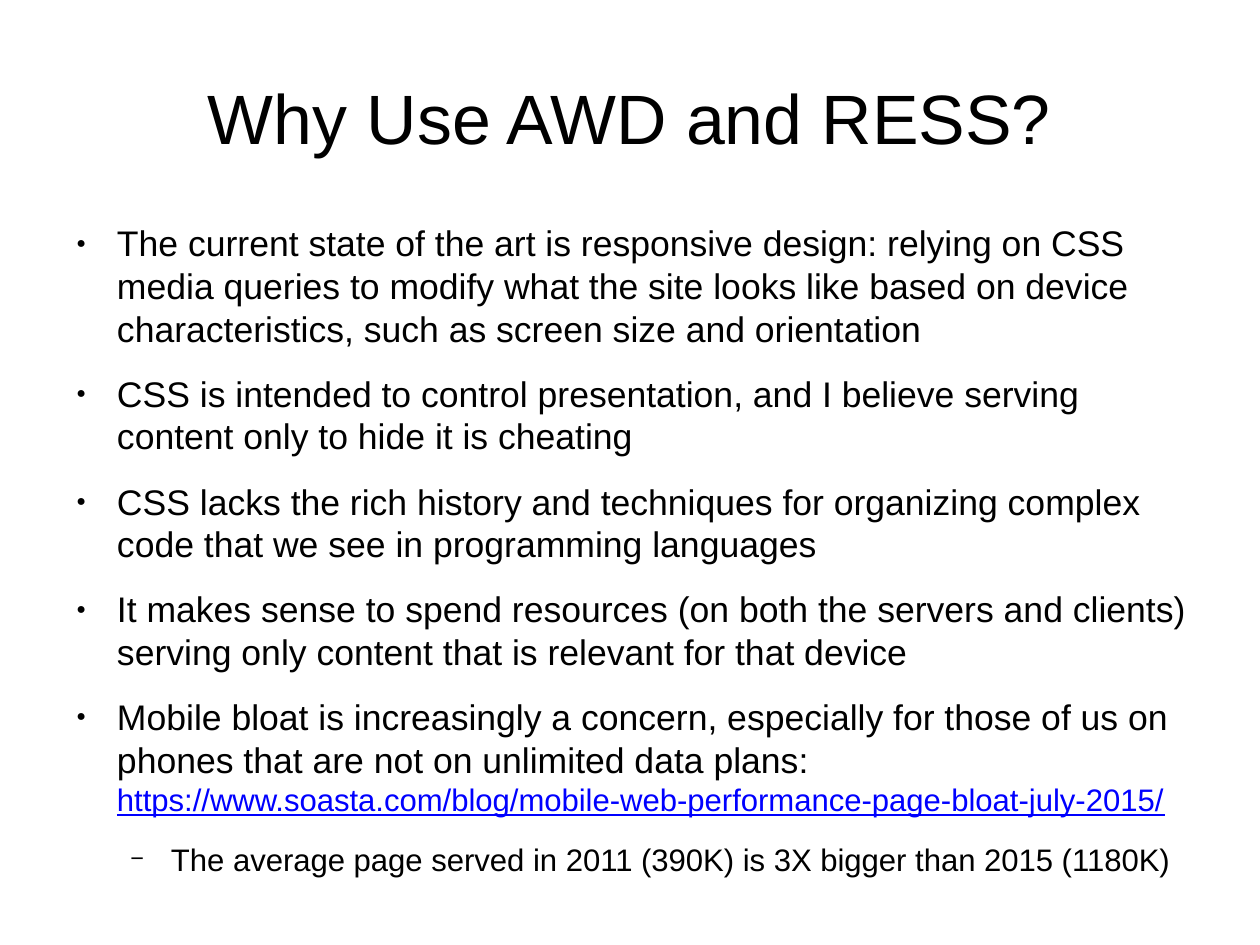
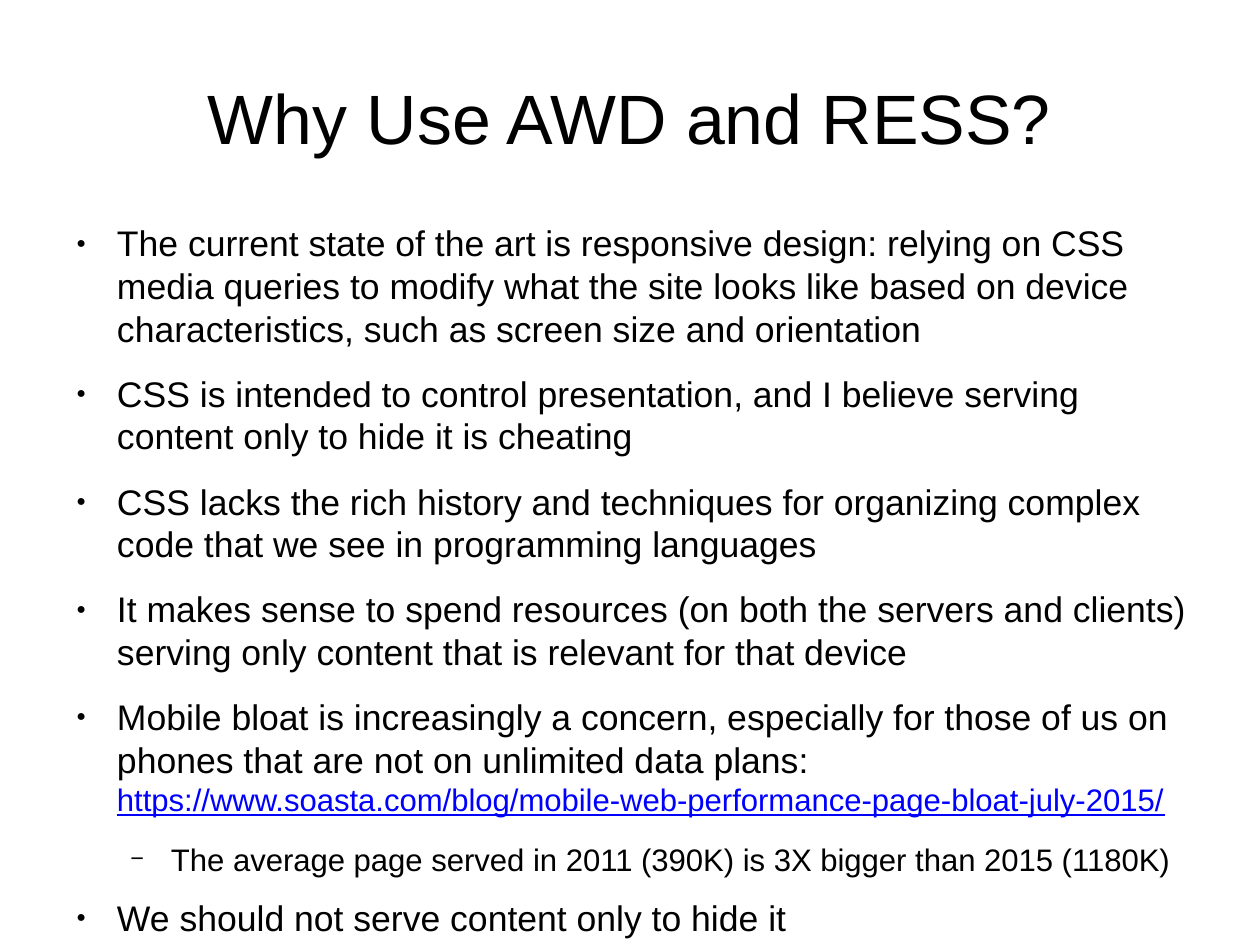
Before and after one commit to tomwhartung/jmws_accoutrements, a slide deck: slide 8 of presentations/2016_04-AWD_in_PHP_CMSes/AWD_in_PHP_CMSes-slides.odp. Drawn at 1260x945 pixels with LibreOffice and Linux fonts; fonts in the diff are those of the drawing. Boxes give left, top, right and bottom in pixels: in the first picture for what was removed or moved away, otherwise in the second. Text is boxed around its words. In the diff, an @@ line names an element or a change of style, - is before the commit and + after.

```diff
--- a/presentations/2016_04-AWD_in_PHP_CMSes/AWD_in_PHP_CMSes-slides.odp
+++ b/presentations/2016_04-AWD_in_PHP_CMSes/AWD_in_PHP_CMSes-slides.odp
@@ text at [117,905,786,938]: paragraph added @@
+● We should not serve content only to hide it
```
Also in this commit, not shown: 1 other slide changed, 1 slide added.
